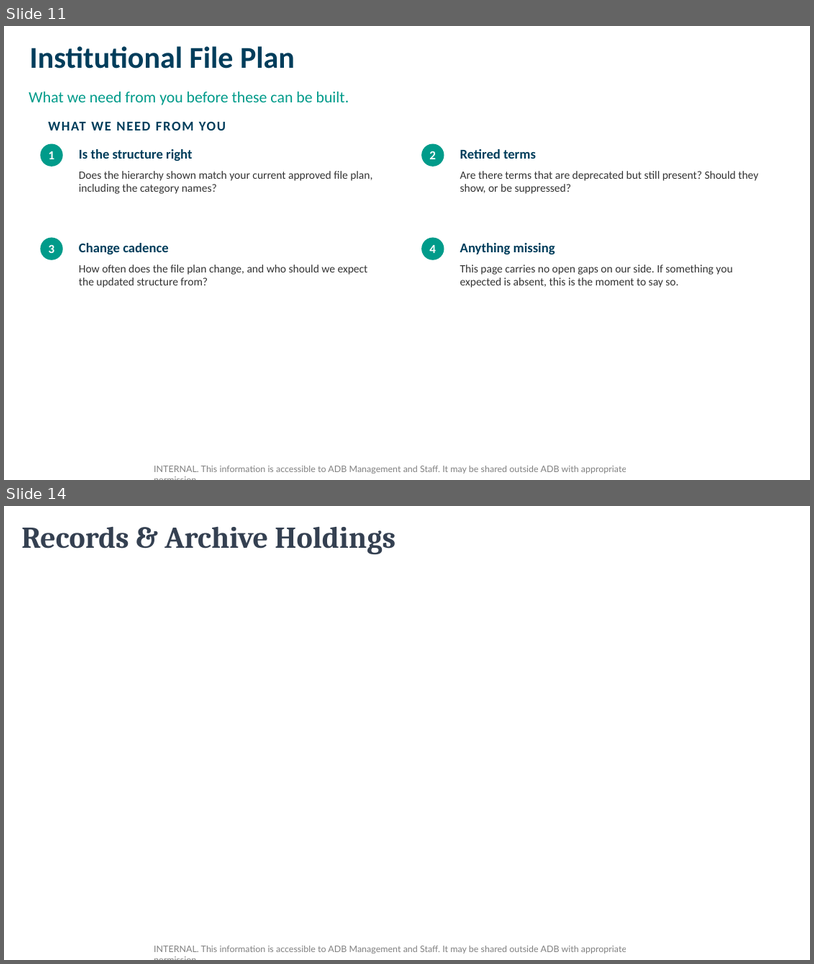
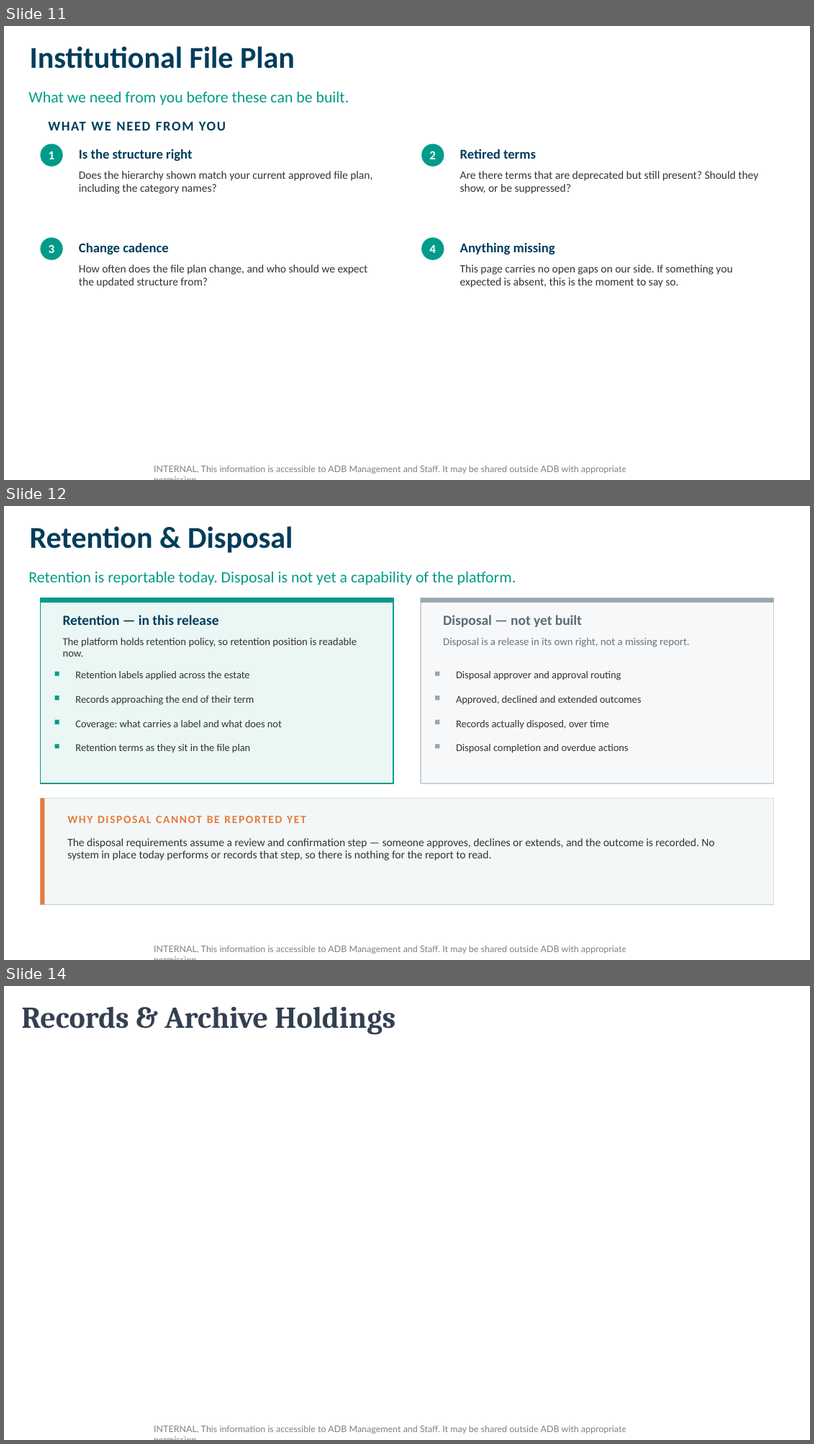
Before and after one commit to perezfiles01-droid/Jim, a slide deck: EDRMS_Utilization_Confirmation_Workshop.pptx. Shown one above the other, each under a label of ours: slides 11 and 14 before the commit, slides 11, 12 and 14 after it; the slides between them are not shown. The pictures are 814x964 and 814x1444 pixels, drawn with LibreOffice and Linux fonts; fonts in the diff are those of the drawing; background and template pictures are left out. Boxes give left, top, right and bottom in pixels: in the first picture for what was removed or moved away, otherwise in the second. Text is boxed around its words. In the diff, an @@ line names an element or a change of style, - is before the commit and + after.

```diff
--- a/EDRMS_Utilization_Confirmation_Workshop.pptx
+++ b/EDRMS_Utilization_Confirmation_Workshop.pptx
@@ slide 12 added at [4,506,810,960], background #FFFFFF; not listed: 1 template element that a slide beside it also shows @@
@@ text added at [30,526,293,553], 27 pt, text #003D5B, bold @@
+Retention & Disposal
@@ text added at [28,572,517,585], 14 pt, text #009B8A @@
+Retention is reportable today. Disposal is not yet a capability of the platform.
@@ rectangle added at [40,598,394,783], fill #EAF7F4, outline #009B8A 1 pt @@
@@ rectangle added at [40,598,394,602], fill #009B8A @@
@@ rectangle added at [421,598,774,783], fill #F7F8F9, outline #C9D2D7 1 pt @@
@@ rectangle added at [421,598,774,602], fill #9AA7AE @@
@@ text added at [63,615,219,625], 12.5 pt, text #003D5B, bold @@
+Retention — in this release
@@ text added at [443,615,582,627], 12.5 pt, text #5A6B75, bold @@
+Disposal — not yet built
@@ text added at [63,637,358,656], 9.5 pt, text #333333 @@
+The platform holds retention policy, so retention position is readable now.
@@ text added at [443,638,690,647], 9.5 pt, text #6B7280 @@
+Disposal is a release in its own right, not a missing report.
@@ rectangle added at [55,672,59,676], fill #009B8A @@
@@ text added at [75,671,250,680], 9.3 pt, text #333333 @@
+Retention labels applied across the estate
@@ rectangle added at [435,672,440,676], fill #9AA7AE @@
@@ text added at [456,671,621,680], 9.3 pt, text #333333 @@
+Disposal approver and approval routing
@@ rectangle added at [55,695,59,700], fill #009B8A @@
@@ text added at [75,695,254,705], 9.3 pt, text #333333 @@
+Records approaching the end of their term
@@ rectangle added at [435,695,440,700], fill #9AA7AE @@
@@ text added at [456,695,642,705], 9.3 pt, text #333333 @@
+Approved, declined and extended outcomes
@@ rectangle added at [55,720,59,725], fill #009B8A @@
@@ text added at [75,720,282,729], 9.3 pt, text #333333 @@
+Coverage: what carries a label and what does not
@@ rectangle added at [435,720,440,725], fill #9AA7AE @@
@@ text added at [456,720,610,729], 9.3 pt, text #333333 @@
+Records actually disposed, over time
@@ rectangle added at [55,744,59,749], fill #009B8A @@
@@ text added at [75,744,250,753], 9.3 pt, text #333333 @@
+Retention terms as they sit in the file plan
@@ rectangle added at [435,744,440,749], fill #9AA7AE @@
@@ text added at [456,744,629,753], 9.3 pt, text #333333 @@
+Disposal completion and overdue actions
@@ rectangle added at [40,798,774,904], fill #F4F7F8, outline #D8DEE1 1 pt @@
@@ rectangle added at [40,798,45,904], fill #E67C3B @@
@@ text added at [59,809,543,829], 10 pt, text #E67C3B, bold @@
+WHY DISPOSAL CANNOT BE REPORTED YET
@@ text added at [67,838,715,860], 10 pt, text #333333 @@
+The disposal requirements assume a review and confirmation step — someone approves, declines or extends, and the outcome is recorded. No system in place today performs or records that step, so there is nothing for the report to read.
```
Also in this commit, not shown: 1 other slide added, 2 slides removed, 1 other file.
